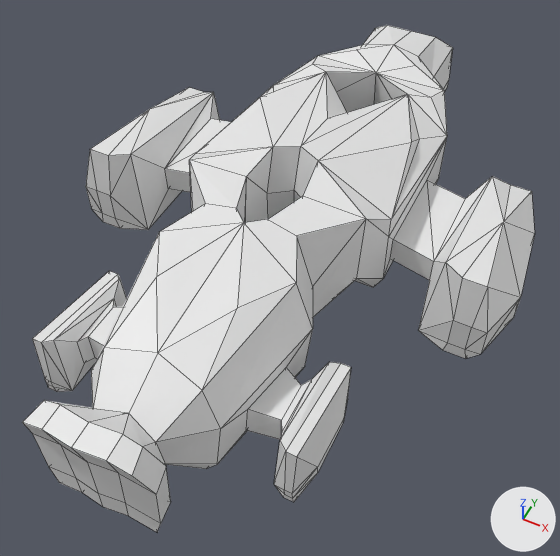
The Blender file kybons/blend/ships/heavy.blend as it was, and as the next commit left it.
Camera for both pictures: a 50 mm lens placed at (12.9, -29.8, 31.7), pointed at (0.6, -5.2, 0.9). The lights are fixed; the arrows at lower right show +X, +Y and +Z. Mesh edges are drawn as thin lines.
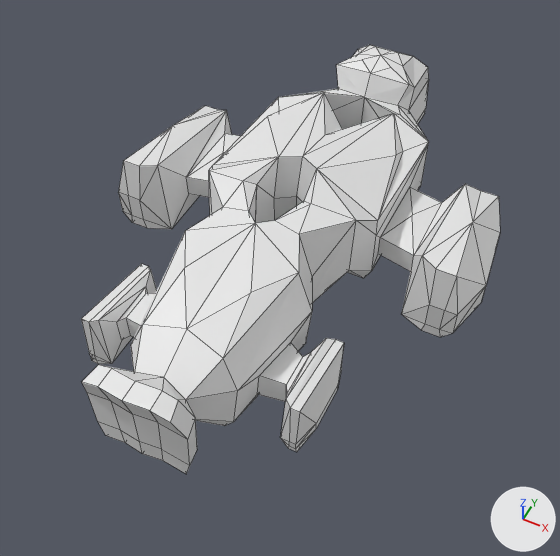
Where the change shows, as pixel boxes [x1, y1, x2, y2] in the pictures (560 x 556 px):
'Cube', reshaped, rescaled (18% narrower, 15% shorter): before [22, 25, 535, 532]; after [81, 45, 500, 474]
part 1 of me_cube_001, built on: before [165, 25, 465, 261]; after [187, 45, 442, 255]

Patch to the scene script:
```diff
--- a/kybons/blend/ships/heavy.blend.py
+++ b/kybons/blend/ships/heavy.blend.py
@@ me_cube_001 @@
 # used by ob_cube; location = (0.0, 0.0, 0.0)
-me_cube_001.from_pydata(...)  # 162 vertices, 186 faces; spans x 0.0..12.4, y -20.6..16.1, z 0.0..7.1
+me_cube_001.from_pydata(...)  # 170 vertices, 198 faces; spans x 0.0..12.4, y -20.6..14.8, z 0.0..7.2
+# me_cube_001 part 1
+# 6 vertices are removed from x 0.0..4.1, y -2.2..15.3, z 4.4..7.0
+# 23 faces are deleted
+# 10 vertices in x 0.0..2.7, y 11.8..16.1, z 0.0..3.5 move by (0.0, -1.3, 0.0)
+# 5 vertices in x 0.0..3.0, y 9.7..15.4, z 0.0..1.5 move by (0.0, -1.4, 0.0)
+# 5 vertices move from x 0.0..5.5, y -1.6..15.3, z 4.1..7.0 to x 0.0..5.5, y -1.6..14.0, z 4.7..7.2
+# 14 vertices are added at x 0.0..6.7, y -5.1..14.0, z 3.6..7.2
+# 35 new faces join them
@@ ob_cube @@
 ob_cube.location = (0.0, 0.0, 0.0)
+ob_cube.scale = (0.858, 0.858, 0.858)
 _m = ob_cube.modifiers.new('Mirror', 'MIRROR')
```
